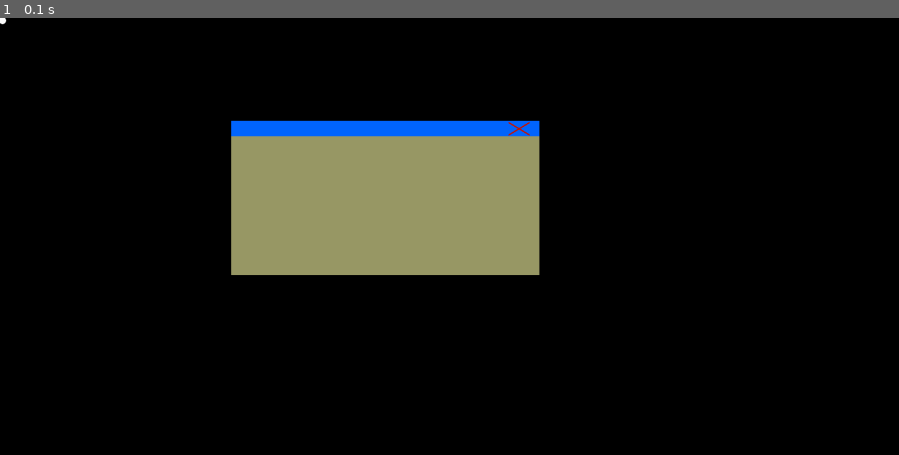
Above: before the commit, frame 1.
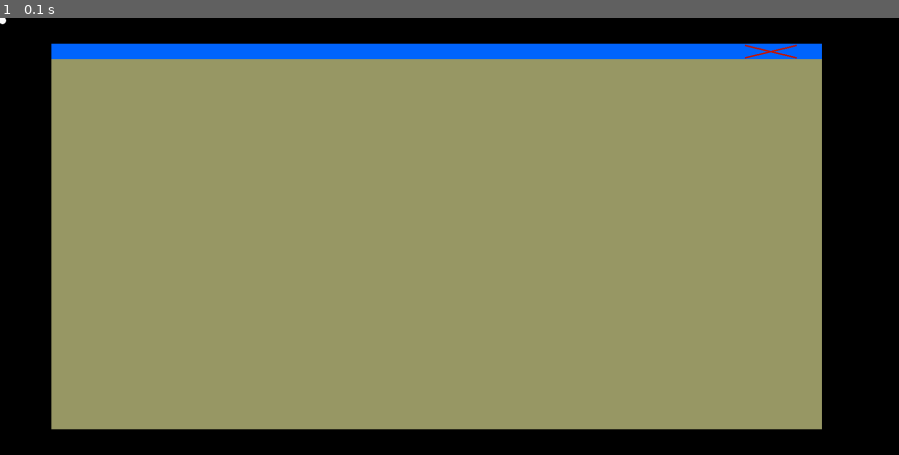
Above: after the commit, the same moment.

Repository: pfe-rs/zr-s-2024-pygame-gui
Game: pygame game, started from Projekat.py
Two runs of this game, one before a commit and one after it. Both use one fixed random seed, a clock stepped at 60 frames per second and the inputs below.
Inputs:
- Up to frame 1 (0.1 s): no input

The runs differ from the first frame. In frame 1, 65% of the frame differs, in the area x 5-92%, y 5-95%.

Commit message:
Povecanje default window velicine

Diff:
--- a/Projekat.py
+++ b/Projekat.py
@@ -8,7 +8,7 @@
 pygame.display.flip()
 running = True
 prozori=[]
-prozori.append(Prozor(450,200,600,300,'a'))
+prozori.append(Prozor(100,50,1500,750,'a'))
 while running:
     for event in pygame.event.get():
         if (event.type == pygame.KEYDOWN and event.key == pygame.K_u) or event.type==pygame.QUIT:
